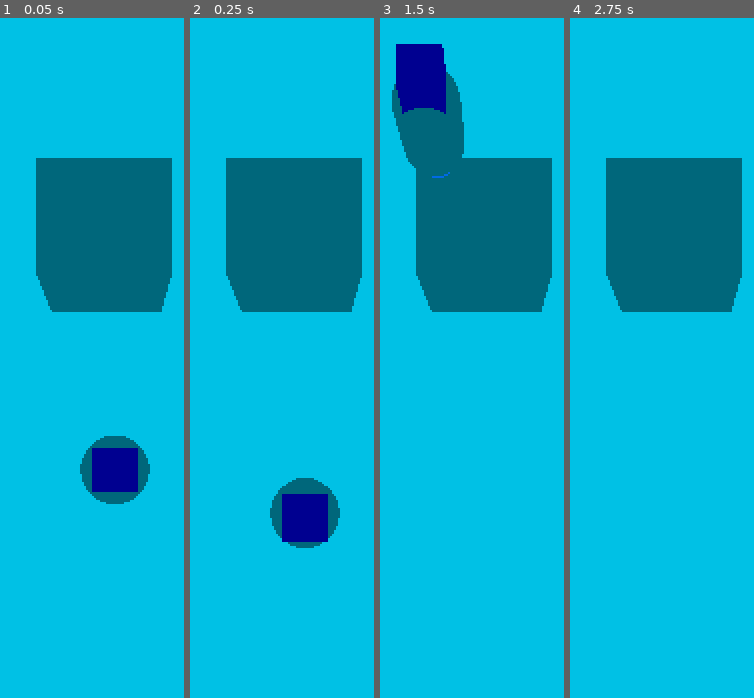
Above: before the commit, frames 1-4 (left to right).
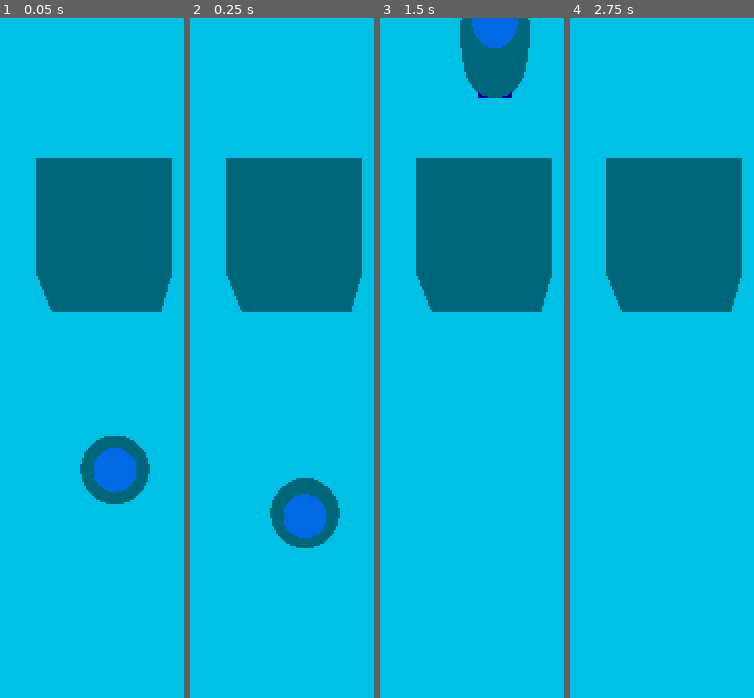
Above: after the commit, the same moments.

Repository: johnf008/Another_3d_Game
Game: Godot game, scene res://game.tscn
The game is run twice, just before and just after one commit, with the same random seed, the same clock (stepped at 60 frames per second) and the same inputs.
Inputs:
- Up to frame 1 (0.05 s): no input
- Up to frame 2 (0.25 s): no input
- Up to frame 3 (1.5 s): tap Enter at 0.5 s; hold Space (fly) 0.53-1.28 s; tap Space (fly) at 1.35 s
- Up to frame 4 (2.75 s): hold Space (fly) from 2.03 s (still down)

The runs differ from the first frame. In frame 1, 1.6% of the frame differs, in the area x 45-80%, y 63-70%; in frame 2, 1.8%; in frame 3, 9.4%, in the area x 6-82%, y 0-24%; in frame 4, nothing differs.

Commit message:
I have achieved smooth rotation :D

Diff:
--- a/game.tscn
+++ b/game.tscn
@@ -13,6 +13,7 @@
 size = Vector3(19, 16, 20)
 
 [node name="CharacterBody3D" parent="." instance=ExtResource("1_80nbo")]
+transform = Transform3D(-1, 7.57103e-08, 4.37114e-08, 7.57103e-08, 1, 0, -4.37114e-08, 0, -1, 0, 0, 0)
 
 [node name="WorldEnvironment" type="WorldEnvironment" parent="."]
 environment = SubResource("Environment_80nbo")
--- a/player/player.gd
+++ b/player/player.gd
@@ -16,10 +16,10 @@
 	if Input.is_action_pressed("fly"):
 		velocity.y = 10.0
 		flying_flag = true
-		rotation_degrees.z = -90 #abs(lerp(rotation_degrees.z, 60.0, delta * _rotation_speed))
+		rotation_degrees.x = (lerp(rotation_degrees.x, 60.0, delta * _rotation_speed))
 	else:
 		flying_flag = false
-		#rotation_degrees.z = abs(lerp(rotation_degrees.z, 120.0, delta * _rotation_speed))
+		rotation_degrees.x = (lerp(rotation_degrees.x, 0.0, delta * _rotation_speed))
 
 
 
